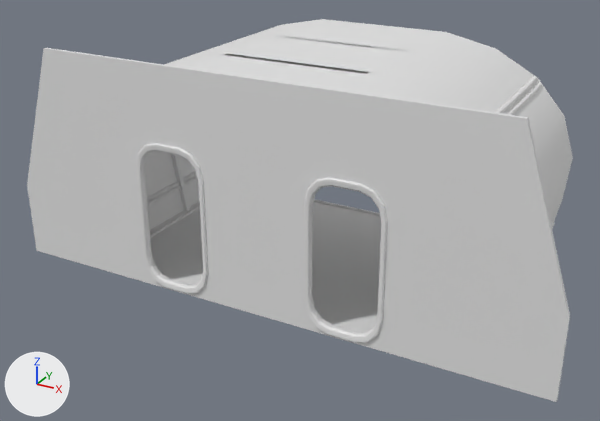
Renders of the FBX model Assets/Meshes/NewModel/MaintananceRoom.fbx from each side of a commit.
One viewpoint serves both versions: a 50 mm lens placed at (5.35, -1.81, 5.97), pointed at (-0.15, 8.19, 0.97). Arrows for +X, +Y and +Z are at lower left; the lights stay in place. The older version comes first. Where no turn or scale is listed for an object, it has been applied to the vertices.

Names of what the first picture shows: 'MachineRoomIntegrity', 'MaintananceIntegrity', 'MaintananceRoom', 'WallDoorRoom'.
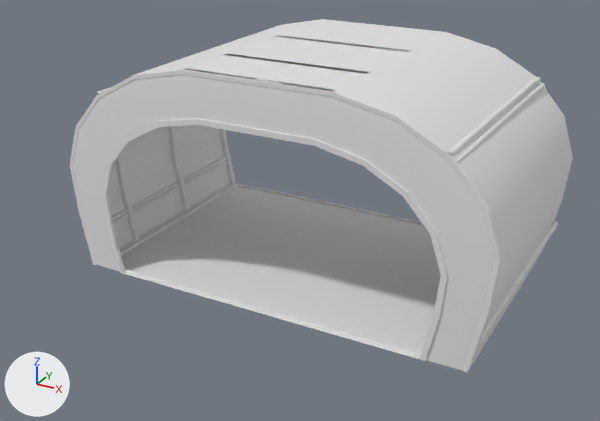
What differs and where, as boxes (x1, y1, x2, y2) in the pictures (600 x 421 px):
'WallDoorRoom', deleted
    before: (27, 48, 570, 402)
'MaintananceRoom', unchanged, uncovered by the edit
    before: (145, 20, 571, 332)
    after: (73, 20, 571, 371)
'MachineRoomIntegrity', unchanged, uncovered by the edit
    before: (172, 19, 573, 221)
    after: (70, 19, 573, 373)
'MaintananceIntegrity', unchanged, uncovered by the edit
    before: (147, 76, 555, 229)
    after: (83, 77, 558, 343)

The change, as a list of edits to the scene's bpy script:
```text
Remove ob_walldoorroom:
    ob_walldoorroom = bpy.data.objects.new('WallDoorRoom', me_scene_110)
    ob_walldoorroom.location = (0.0, 6.67, 1.7)
```
